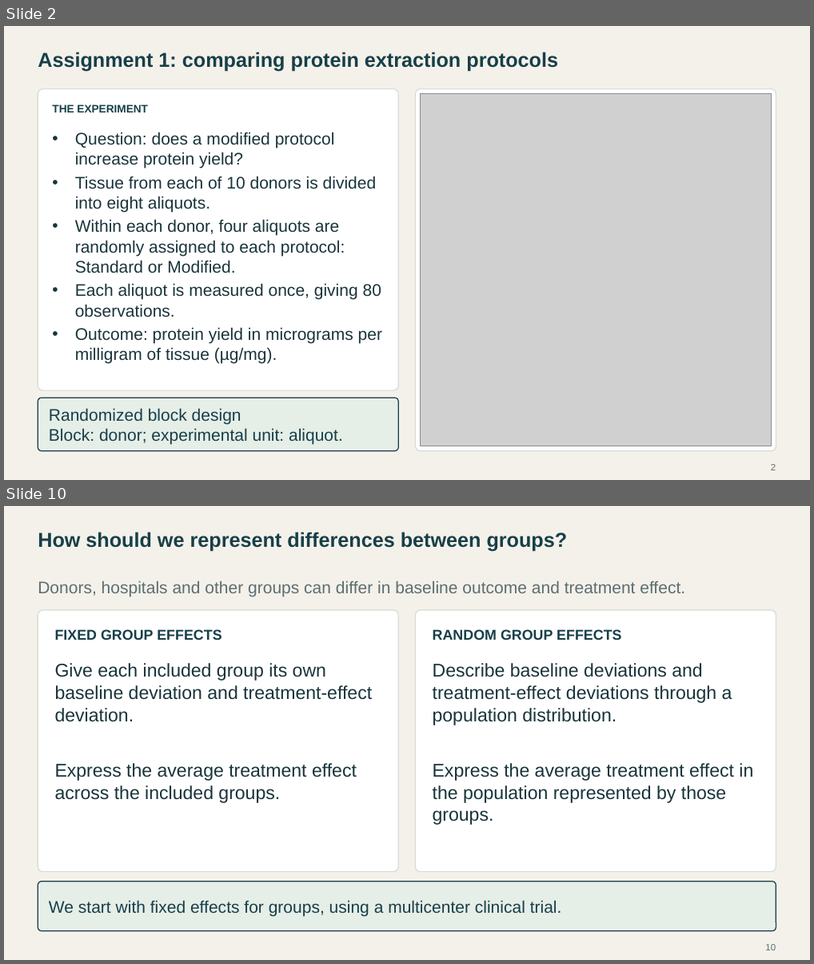
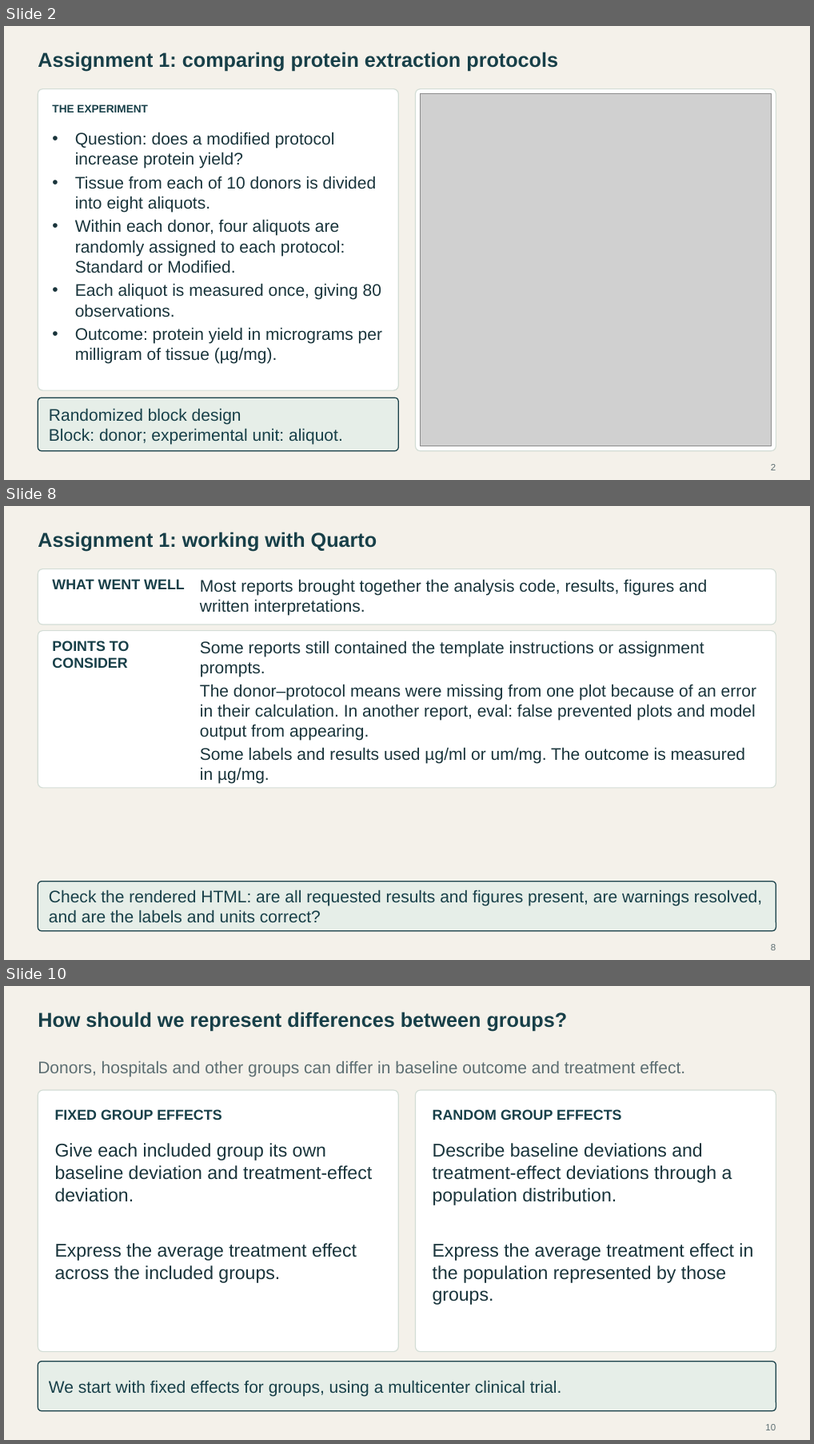
Before and after one commit to Postmus/BeyondMLR, a slide deck: lectures_2627/week2/Beyond_MLR_Week_2.pptx. Shown one above the other, each under a label of ours: slides 2 and 10 before the commit, slides 2, 8 and 10 after it; the slides between them are not shown. The pictures are 814x964 and 814x1444 pixels, drawn with LibreOffice and Linux fonts; fonts in the diff are those of the drawing; grey boxes stand for pictures. Boxes give left, top, right and bottom in pixels: in the first picture for what was removed or moved away, otherwise in the second. Text is boxed around its words. In the diff, an @@ line names an element or a change of style, - is before the commit and + after.

Commit message:
Revise Week 2 assignment walkthrough and submission feedback

```diff
--- a/lectures_2627/week2/Beyond_MLR_Week_2.pptx
+++ b/lectures_2627/week2/Beyond_MLR_Week_2.pptx
@@ slide 8 added at (x1=4, y1=506, x2=810, y2=960), background #F4F1EA @@
@@ text added at (x1=38, y1=532, x2=378, y2=552), 24 pt, text #173F48, bold @@
+Assignment 1: working with Quarto
@@ rounded rectangle added at (x1=38, y1=569, x2=777, y2=624), fill #FFFFFF, outline #D3DDD6 1.1 pt @@
@@ text added at (x1=52, y1=579, x2=185, y2=589), 17 pt, text #173F48, bold @@
+WHAT WENT WELL
@@ text added at (x1=200, y1=579, x2=707, y2=615), 20 pt, text #19343B @@
+Most reports brought together the analysis code, results, figures and written interpretations.
@@ rounded rectangle added at (x1=38, y1=631, x2=777, y2=788), fill #FFFFFF, outline #D3DDD6 1.1 pt @@
@@ text added at (x1=52, y1=640, x2=130, y2=668), 17 pt, text #173F48, bold @@
+POINTS TO CONSIDER
@@ text added at (x1=200, y1=640, x2=704, y2=676), 20 pt, text #19343B @@
+Some reports still contained the template instructions or assignment prompts.
@@ text added at (x1=200, y1=684, x2=757, y2=740), 20 pt, text #19343B @@
+The donor–protocol means were missing from one plot because of an error in their calculation. In another report, eval: false prevented plots and model output from appearing.
@@ text added at (x1=200, y1=747, x2=746, y2=783), 20 pt, text #19343B @@
+Some labels and results used µg/ml or um/mg. The outcome is measured in µg/mg.
@@ rounded rectangle added at (x1=38, y1=881, x2=777, y2=931), fill #E6EEE8, outline #173F48 1.2 pt @@
@@ text added at (x1=49, y1=889, x2=762, y2=922), 20 pt, text #173F48 @@
+Check the rendered HTML: are all requested results and figures present, are warnings resolved, and are the labels and units correct?
@@ page number added at (x1=771, y1=944, x2=776, y2=950), 11 pt, text #5C6E72 @@
+8
```
Also in this commit, not shown: 1 slide changed, 5 other slides added, 6 slides removed, 24 other files.
